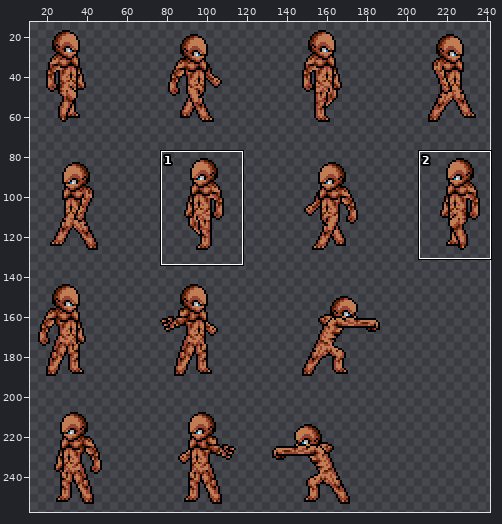
Sprite sheet, stored at img/units/skin3.png. The picture above shows the old version from afar; the outline marks the close-up.
Close-up. As it was:
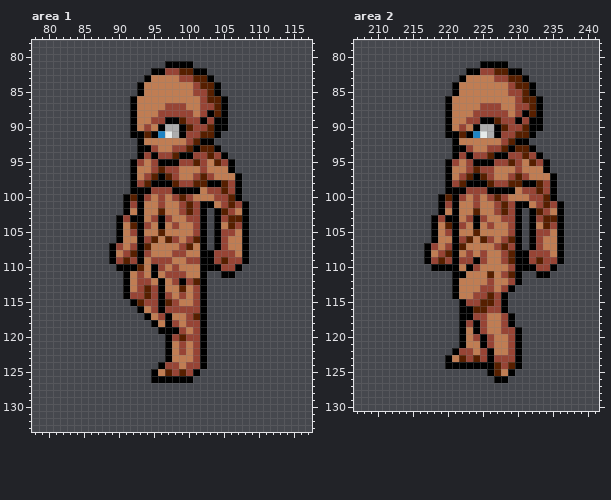
The file is 500x500 pixels. Shown: area 1: x 78..117, y 78..133; area 2: x 207..241, y 78..130. The wide view leaves out empty margins. The commit also changed other parts of the picture, which this record leaves out.
After:
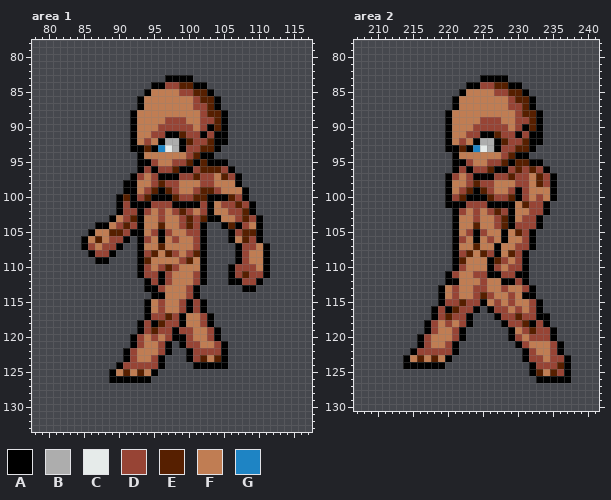
Palette (. is transparent): A #000000  B #adadad  C #e6ebea  D #974435  E #561f00  F #c07d53  G #1e84c4
From old to new:
Changed rows in their new state; - is an unchanged pixel.
Area 1:
first column x 85:
 81 ------------....-----------
 82 ----------........---------
 83 ---------...AAAA...--------
 84 --------..AADDEEAA..-------
 85 --------.A----DDEEA.-------
 86 -------.A-------DE-A.------
 87 -------.A---FFF-D-EA.------
 88 -----------FFFFF--E--------
 89 ----------FFDDDFFD-E-------
 90 ---------F-DDDDDF-AE-------
 91 --------FFDDAAE--AD-A------
 92 -------AFD-ABBAEDDEAA------
 93 -------A-EAGCBADD----------
 94 ---------FFFFFFDEAA..------
 95 -------.AA-FFD-EAEAAA.-----
 96 -------.ADAD-EAADEEED------
 97 --------DFD-AADDED--ED-----
 98 ------A-FFDEDDFFFDDFFF-----
 99 ------A-FDEAEDFFDEE-FFFA---
100 -----AEADEAAAED-EEAAA-DA---
101 -----ADA-AD-DAAAAD---DEDA--
102 -----ADD-D-D-DEDFDAFF-DEA--
103 ----AF-E--FDF-DE-EA-FFDEDA-
104 --AAFDED-F-E-FDE---.A-ADFA-
105 -AFFEEDA--DAD--D---..ADEEA-
106 AFEFDDA.--FAF--FD--..A-EDA-
107 ADFDDA..-F-E--FFD--...ADDFA
108 -ADD-...--E-E-FDE-....ADFFA
109 --AA....-EFFF-DEF-....ADFFA
110 -----...ADF-E-----...ADDDFA
111 ------..ADDA-FF-D---.-DEDDA
112 ------...AD-DFFFD----AADDA-
113 ------...AAD--FDA.-----AA--
114 ------....A-F-FDA.---------
115 -------..AFDFFDA-----------
116 --------.AFDFF-A-----------
117 ----------D-EDAFFDA--------
118 --------AD-ED-AFFDA--------
119 --------ADEDD--DFFDA-------
120 -------ADFDFDAA-FFDA-------
121 -------ADFFD-.AD-FFDA------
122 ------ADFFFD-..A-DDDA------
123 ------ADFFDA...A-EFEA------
124 -----ADDDDD-....A-AAA------
125 ----AFEFEF-......----------
126 ----AAAAAA......-----------
Area 2:
first column x 214:
 81 -----------....---------
 82 ---------........-------
 83 --------...AAAA...------
 84 -------..AADDEEAA..-----
 85 -------.A----DDEEA.-----
 86 ------.A-------DE-A.----
 87 ------.A---FFF-D-EA.----
 88 ----------FFFFF--E------
 89 ---------FFDDDFFD-E-----
 90 --------F-DDDDDF-AE-----
 91 -------FFDDAAE--AD-A----
 92 ------AFD-ABBAEDDEAA----
 93 ------A-EAGCBADD--------
 94 --------FFFFFFDEAA..----
 95 ------.AA-FFD-EAEEAA.---
 96 ------.ADAD-EAADEDED----
 97 -------DFD-AADDED--ED---
 98 -------FFDEDDFFFDDF-----
 99 -------FDEAEDFFDA-FFF---
100 -----.ADEAAAED-EADF-F---
101 -----.A-AD-DAAAAFED-A..-
102 -----..-D-D-DEDAFFDDA..-
103 ----...--FDF-DEAFDDA...-
104 ----...-F-E-FDEADDDA...-
105 ----...--DAD--AFED-....-
106 ----...--FAF--AFFD-....-
107 ---....-F-E--AFFDD-....-
108 ---....-DE-EDAF-D-.....-
109 ---....-EFFFAE-FD-.....-
110 ----...-DFF-AD--D-....--
111 ------ADF-DDAA-D-A-..---
112 ------A----DF-AADA------
113 -----AFD--D-F--FFDA-----
114 -----AFD---EDFFDFAA-----
115 -----ADDE--AF-FDFFDA----
116 ----ADAEDDA.A-DFDFDA----
117 ----ADEDD-...A-DEDDAA---
118 ---ADFDFDA....ADDEADA---
119 ---ADFFD-......AFDEDDA--
120 --ADFFFD-......ADFDDDA--
121 --ADFFDA........-DFFFDA-
122 -ADDDDD-.........ADFFDA-
123 AFEFEF-..........ADDFDDA
124 AAAAAA...........-ADDDEA
125 ------------....--AEFEDA
126 -------------..----AAAAA
